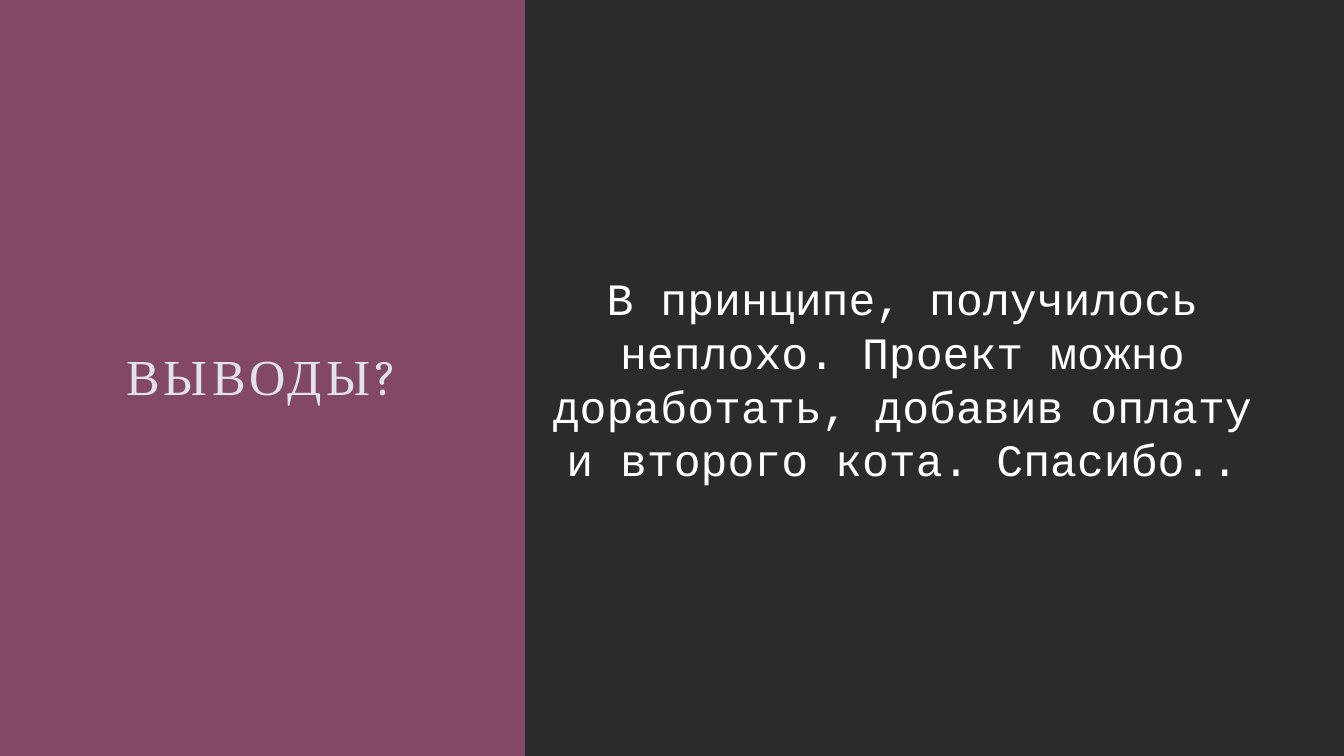
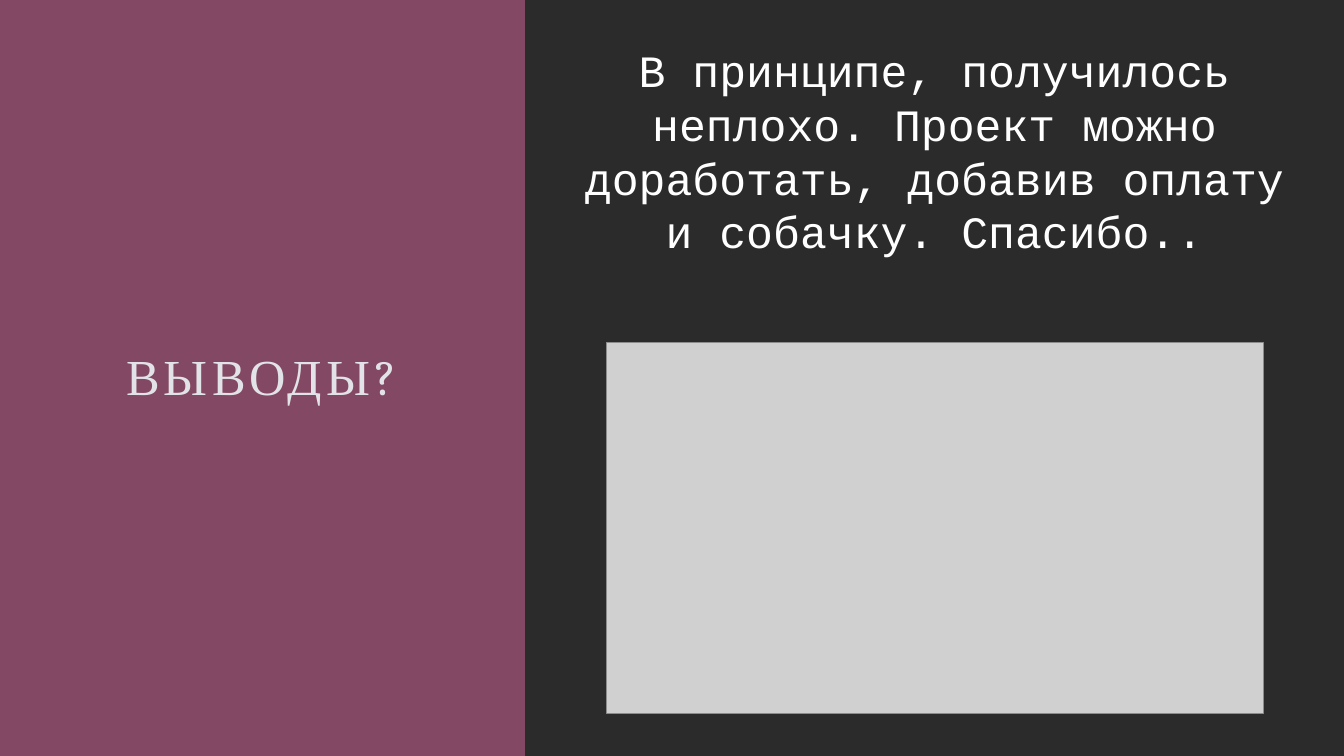
Before and after one commit to Def4ultxD/web, a slide deck: slide 14 of web/Презентация 2 (5).pptx. Drawn at 1344x756 pixels with LibreOffice and Linux fonts; fonts in the diff are those of the drawing; grey boxes stand for pictures; background and template pictures are left out; a plain dark background stands for a picture behind light text. Boxes give left, top, right and bottom in pixels: in the first picture for what was removed or moved away, otherwise in the second. Text is boxed around its words. In the diff, an @@ line names an element or a change of style, - is before the commit and + after.

```diff
--- a/web/Презентация 2 (5).pptx
+++ b/web/Презентация 2 (5).pptx
@@ text at [585,57,1284,258]: text changed @@
-В принципе, получилось неплохо. Проект можно доработать, добавив оплату и второго кота. Спасибо..
+В принципе, получилось неплохо. Проект можно доработать, добавив оплату и собачку. Спасибо..
@@ picture added at [607,343,1264,713] @@
```
Also in this commit, not shown: 6 other slides changed, 1 slide added, 1 slide removed.
